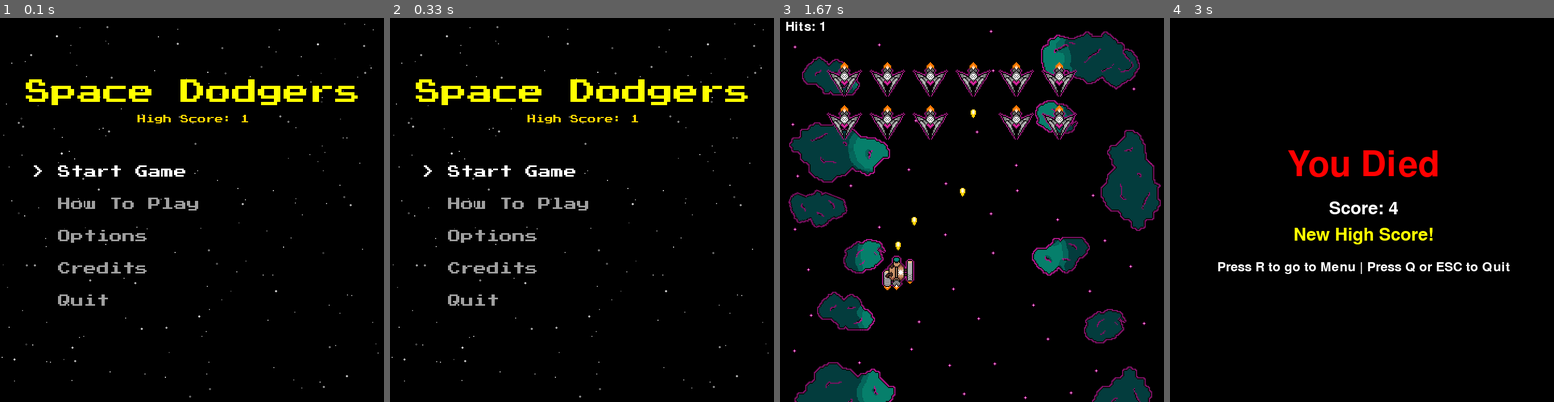
Above: before the commit, frames 1-4 (left to right).
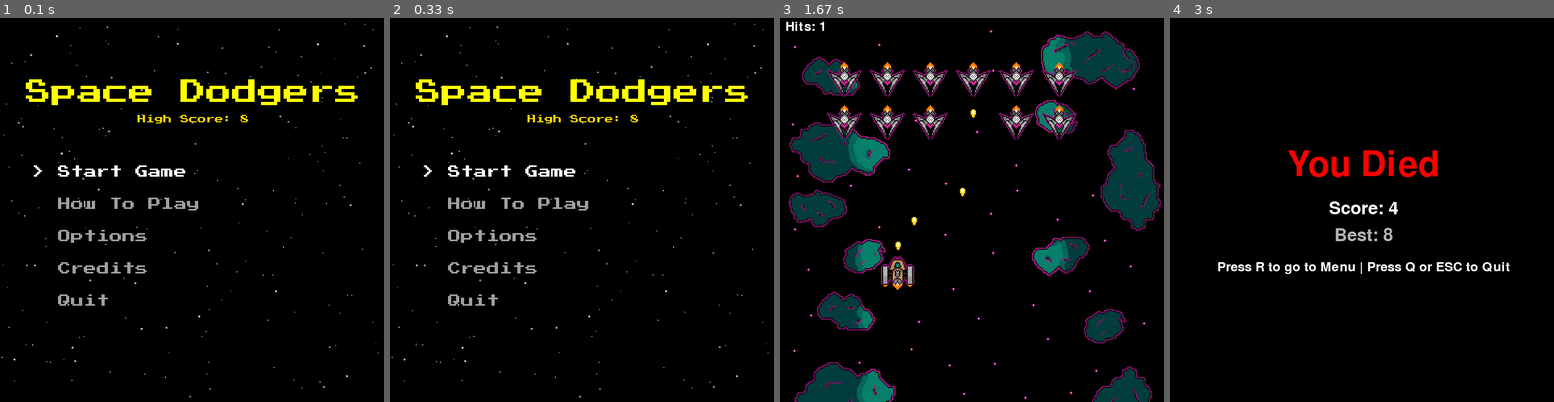
Above: after the commit, the same moments.

Repository: software-engineering-game/pygame-game
Game: pygame game, started from main.py
Same seed, same stepped clock (60 frames per second), same inputs: the game is played once before the commit and once after it.
Inputs:
- Up to frame 1 (0.1 s): no input
- Up to frame 2 (0.33 s): no input
- Up to frame 3 (1.67 s): tap Enter at 0.33 s; tap Space at 0.67, 1.07, 1.37, 1.57 s; hold Left 1-1.47 s; hold W 1-1.47 s; hold W from 1.5 s (still down)
- Up to frame 4 (3 s): tap Space at 1.87, 2.07, 2.37 s; release W at 1.97 s; hold D 2-2.47 s

The runs differ from the first frame. In frame 1, less than 0.1% of the frame differs, in the area x 62-65%, y 25-28%; in frame 2, less than 0.1%; in frame 3, 0.4%; in frame 4, 0.7%, in the area x 32-69%, y 54-59%.

Commit message:
Moved Player to entities.py

Diff:
--- a/highscore.json
+++ b/highscore.json
@@ -1 +1 @@
-{"high_score": 1}
+{"high_score": 8}
--- a/states/entities.py
+++ b/states/entities.py
@@ -1,6 +1,8 @@
 import pygame
 import random
 import math
+from states.utils import load_spritesheet
+from states import settings
 
 # Class for menu star effect
 class Stars:
@@ -65,6 +67,11 @@
         if self.rect.top > 740:
             self.kill()
 
+#
+# Player Ship Types
+#
+
+# Base Class for standard player ship
 class Player(Game_Entity):
     def __init__(self, frames, speed, start_pos):
         super().__init__(frames, speed, start_pos)
@@ -78,9 +85,78 @@
         self.can_shoot = True
 
     def shoot(self, bullet_group):
+        # # Spawns the bullet and adds it to bullet group
+        # player_bullet = Bullet(
+        #     frames=load_spritesheet(
+        #         sheet_name="basic_bullet.png",
+        #         frame_width=10,
+        #         frame_height=16
+        #     ),
+        #     speed=settings.BULLET_SPEED,
+        #     start_pos=(self.rect.centerx, self.rect.top),
+        #     direct=(0, -1)
+        # )
+        # bullet_group.add(player_bullet)
+
+        # # Prevents the player from shooting and resets the cooldown
+        # self.can_shoot = False
+        # self.shoot_cooldown = settings.BULLET_COOLDOWN
         pass
 
+    def update(self, keys):
+        dx = dy = 0
 
+        # Animation that loops the frames
+        current_time = pygame.time.get_ticks()
+        # If times since last frame update exceeds the millisecond interval
+        if current_time - self.last_update > self.animation_speed:
+            self.last_update = current_time
+            # Sets it to current_frame + 1, unless it exceeds the total number of frames
+            self.current_frame = (self.current_frame + 1) % len(self.frames)
+            self.image = self.frames[self.current_frame]
 
-class Swarm_Enemy():
-    pass
+        # Setting up WASD movement
+        keys = pygame.key.get_pressed()
+
+        if keys[settings.keybind_player_left] or keys[pygame.K_a]:
+            dx -= self.speed
+        if keys[settings.keybind_player_right] or keys[pygame.K_d]:
+            dx += self.speed
+        if keys[settings.keybind_player_up] or keys[pygame.K_w]:
+            dy -= self.speed
+        if keys[settings.keybind_player_down] or keys[pygame.K_s]:
+            dy += self.speed
+
+        self.rect.x += dx
+        self.rect.y += dy
+
+#
+class Player_Auto(Player):
+    def __init__(self, frames, speed, start_pos):
+        super().__init__(frames, speed, start_pos)
+
+    def shoot(self, bullet_group):
+        # Spawns the bullet and adds it to bullet group
+        player_bullet = Bullet(
+            frames=load_spritesheet(
+                sheet_name="basic_bullet.png",
+                frame_width=10,
+                frame_height=16
+            ),
+            speed=settings.BULLET_SPEED,
+            start_pos=(self.rect.centerx, self.rect.top),
+            direct=(0, -1)
+        )
+        bullet_group.add(player_bullet)
+        self.can_shoot = False
+        self.shoot_cooldown = settings.BULLET_COOLDOWN
+
+#
+class Player_Shotgun(Player):
+    def __init__(self, frames, speed, start_pos):
+        super().__init__(frames, speed, start_pos)
+
+#
+class Player_Sniper(Player):
+    def __init__(self, frames, speed, start_pos):
+        super().__init__(frames, speed, start_pos)
--- a/states/game_state.py
+++ b/states/game_state.py
@@ -5,102 +5,12 @@
 from states import utils
 from states.base_state import State
 from states.death_state import DeathState  #ADDED: death screen
-from states.entities import Bullet as tstbul
+from states import entities
 
 # assets folder is at repo root
 repo_root = os.path.dirname(os.path.dirname(__file__))
 asset_folder = os.path.join(repo_root, "assets")
 
-# Class for the basic bullet
-class Bullet(pygame.sprite.Sprite):
-    def __init__(self, asset_folder, sprite_name, speed, start_pos, direct):
-        super().__init__()
-        self.image = pygame.image.load(os.path.join(asset_folder, sprite_name)).convert()
-        self.image.set_colorkey(utils.SHEET_BG)
-
-        # Bounding Box
-        self.rect = self.image.get_rect(center=start_pos)
-
-        self.speed = speed
-        self.x_direct = direct[0] # Should be set to 0, 1, or -1
-        self.y_direct = direct[1] # Should be set to 0, 1, or -1
-
-    def update(self):
-        self.rect.x += self.x_direct * self.speed
-        self.rect.y += self.y_direct * self.speed
-        # Remove bullet if it goes off screen
-        if self.rect.bottom < 0:
-            self.kill()
-        if self.rect.top > 740:
-            self.kill()
-
-# Class for standard player ship
-class Player(pygame.sprite.Sprite):
-    def __init__(self, frames, speed, start_pos):
-        super().__init__()
-
-        # Animation related variables
-        self.frames = frames
-        self.current_frame = 0
-        self.last_update = 0
-        self.animation_speed = 100  # milliseconds
-        self.image = self.frames[self.current_frame]
-
-        # Bounding Box
-        self.rect = self.image.get_rect(center=start_pos)
-        # Hitbox
-        self.hitbox = self.rect.scale_by(0.3)
-        self.hitbox.center = (self.rect.centerx, self.rect.centery)
-
-        self.speed = speed
-
-        # Shooting cooldown tracking
-        self.shoot_cooldown = 0.0
-        self.can_shoot = True
-
-    def shoot(self, bullet_group):
-        player_bullet = tstbul(
-            frames=utils.load_spritesheet(
-                sheet_name="basic_bullet.png",
-                frame_width=10,
-                frame_height=16
-            ),
-            speed=settings.BULLET_SPEED,
-            start_pos=(self.rect.centerx, self.rect.top),
-            direct=(0, -1)
-        )
-        bullet_group.add(player_bullet)
-        self.can_shoot = False
-        self.shoot_cooldown = settings.BULLET_COOLDOWN
-
-    def update(self, keys):
-        dx = dy = 0
-
-        # Animation that loops the frames
-        current_time = pygame.time.get_ticks()
-        # If times since last frame update exceeds the millisecond interval
-        if current_time - self.last_update > self.animation_speed:
-            self.last_update = current_time
-            # Sets it to current_frame + 1, unless it exceeds the total number of frames
-            self.current_frame = (self.current_frame + 1) % len(self.frames)
-            self.image = self.frames[self.current_frame]
-
-        # Setting up WASD movement
-        keys = pygame.key.get_pressed()
-
-        if keys[settings.keybind_player_left] or keys[pygame.K_a]:
-            dx -= self.speed
-        if keys[settings.keybind_player_right] or keys[pygame.K_d]:
-            dx += self.speed
-        if keys[settings.keybind_player_up] or keys[pygame.K_w]:
-            dy -= self.speed
-        if keys[settings.keybind_player_down] or keys[pygame.K_s]:
-            dy += self.speed
-
-        self.rect.x += dx
-        self.rect.y += dy
-
-
 class Basic_Enemy(pygame.sprite.Sprite):
     def __init__(self, frames, start_pos):
         super().__init__()
@@ -118,7 +28,7 @@
         self.can_shoot = False
 
     def shoot(self, bullet_group):
-        enemy_bullet = tstbul(
+        enemy_bullet = entities.Bullet(
             frames=utils.load_spritesheet(
                 sheet_name="basic_bullet.png",
                 frame_width=10,
@@ -218,10 +128,10 @@
 
         # Spawning Player
         player_speed = 5
-        self.player = Player(
+        self.player = entities.Player_Auto(
             # Loads the sprite sheet into the player's frames
             frames=utils.load_spritesheet(
-                sheet_name="player_shotgun_ship.png",
+                sheet_name="player_auto_ship.png",
                 frame_width=utils.FRAME_SIZE,
                 frame_height=utils.FRAME_SIZE
             ),
